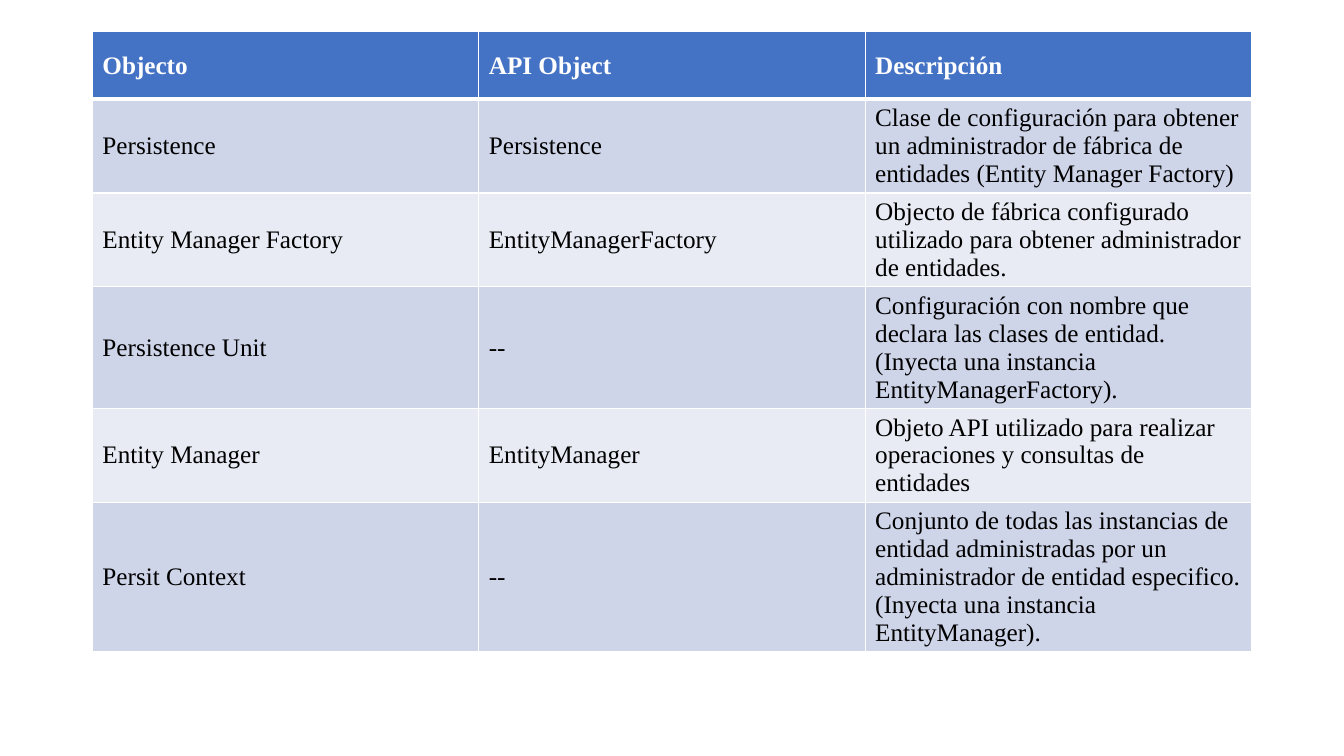
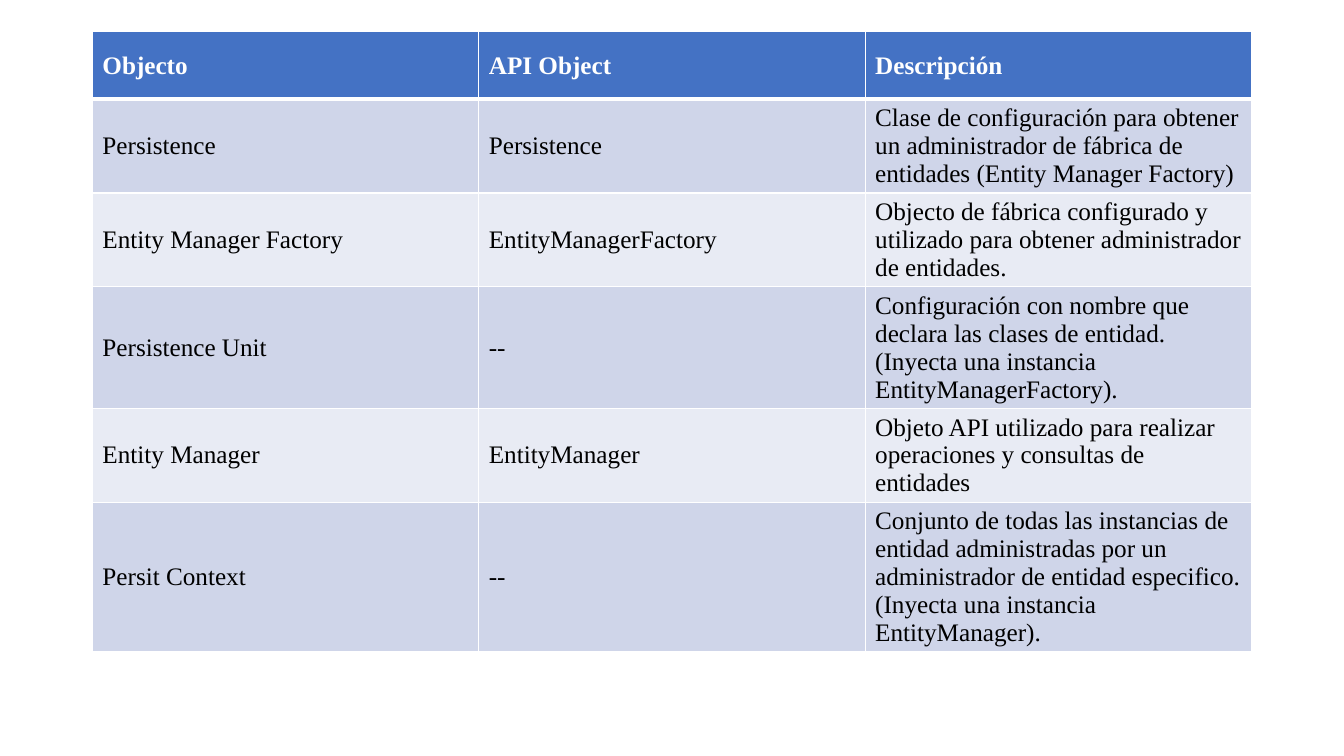
Before and after one commit to soycperez/jpa-concepts, a slide deck: slide 9 of JPA.pptx. Drawn at 1344x756 pixels with LibreOffice and Linux fonts; fonts in the diff are those of the drawing; background and template pictures are left out. Boxes give left, top, right and bottom in pixels: in the first picture for what was removed or moved away, otherwise in the second. Text is boxed around its words. In the diff, an @@ line names an element or a change of style, - is before the commit and + after.

```diff
--- a/JPA.pptx
+++ b/JPA.pptx
@@ table at (x1=93, y1=32, x2=1251, y2=725) @@
-row 3, column 3: Objecto de fábrica configurado utilizado para obtener administrador de entidades.
+row 3, column 3: Objecto de fábrica configurado y utilizado para obtener administrador de entidades.
```
Also in this commit, not shown: 3 slides added.
